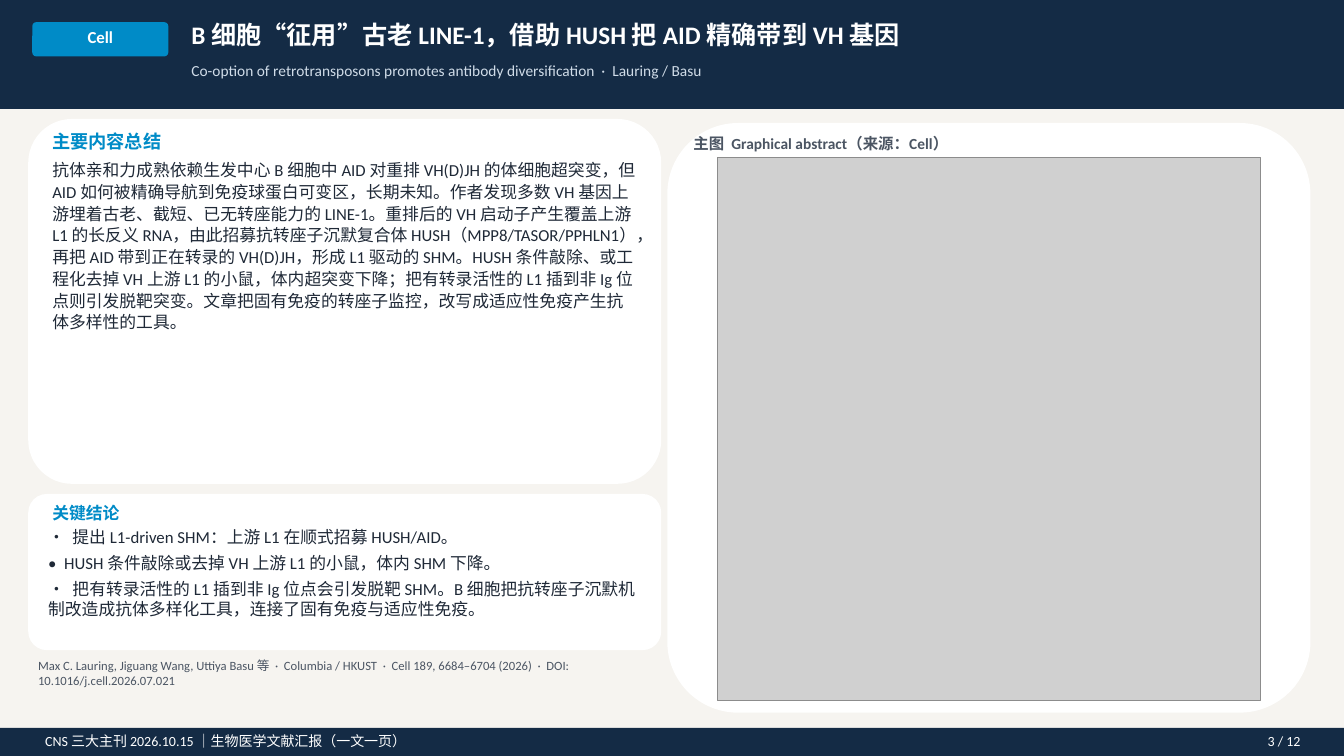
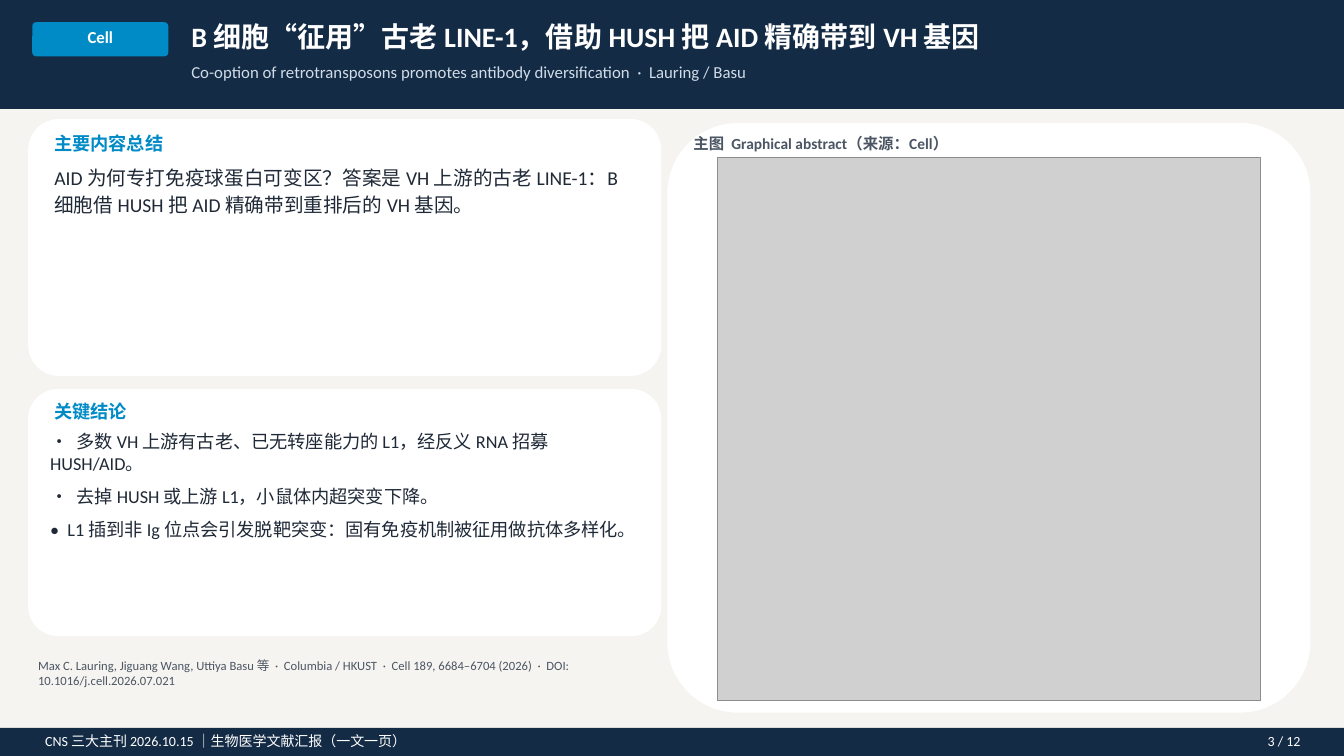
Before and after one commit to zh798858037-sys/AI, a slide deck: slide 5 of CNS_20261015_生物医学文献汇报.pptx. Drawn at 1344x756 pixels with LibreOffice and Linux fonts; fonts in the diff are those of the drawing; grey boxes stand for pictures. Boxes give left, top, right and bottom in pixels: in the first picture for what was removed or moved away, otherwise in the second. Text is boxed around its words. In the diff, an @@ line names an element or a change of style, - is before the commit and + after.

```diff
--- a/CNS_20261015_生物医学文献汇报.pptx
+++ b/CNS_20261015_生物医学文献汇报.pptx
@@ text "B 细胞“征用”古老 LINE-1，借助 HUSH 把 ..." at <box>191,23,980,51</box>: size 18 to 20 pt @@
@@ text "Co-option of retrotransposons promotes antibody ..." at <box>191,66,746,81</box>: size 11 to 12 pt @@
@@ rounded rectangle: place and size @@
-rounded rectangle at <box>28,119,661,484</box>
+rounded rectangle at <box>28,119,661,376</box>
@@ text at <box>54,168,619,214</box>: text changed; size 12 to 14 pt @@
-抗体亲和力成熟依赖生发中心 B 细胞中 AID 对重排 VH(D)JH 的体细胞超突变，但 AID 如何被精确导航到免疫球蛋白可变区，长期未知。作者发现多数 VH 基因上游埋着古老、截短、已无转座能力的 LINE-1。重排后的 VH 启动子产生覆盖上游 L1 的长反义 RNA，由此招募抗转座子沉默复合体 HUSH（MPP8/TASOR/PPHLN1），再把 AID 带到正在转录的 VH(D)JH，形成 L1 驱动的 SHM。HUSH 条件敲除、或工程化去掉 VH 上游 L1 的小鼠，体内超突变下降；把有转录活性的 L1 插到非 Ig 位点则引发脱靶突变。文章把固有免疫的转座子监控，改写成适应性免疫产生抗体多样性的工具。
+AID 为何专打免疫球蛋白可变区？答案是 VH 上游的古老 LINE-1：B 细胞借 HUSH 把 AID 精确带到重排后的 VH 基因。
@@ rounded rectangle: place and size @@
-rounded rectangle at <box>28,494,661,650</box>
+rounded rectangle at <box>28,389,661,636</box>
@@ text "关键结论": place and size @@
-text "关键结论" at <box>52,504,119,521</box>
+text "关键结论" at <box>54,402,127,420</box>
@@ text "关键结论" at <box>54,402,127,420</box>: size 12 to 13 pt @@
@@ text at <box>50,432,636,539</box>: text changed; size 12 to 13 pt @@
-• 提出 L1-driven SHM：上游 L1 在顺式招募 HUSH/AID。
-• HUSH 条件敲除或去掉 VH 上游 L1 的小鼠，体内 SHM 下降。
-• 把有转录活性的 L1 插到非 Ig 位点会引发脱靶 SHM。B 细胞把抗转座子沉默机制改造成抗体多样化工具，连接了固有免疫与适应性免疫。
+• 多数 VH 上游有古老、已无转座能力的 L1，经反义 RNA 招募 HUSH/AID。
+• 去掉 HUSH 或上游 L1，小鼠体内超突变下降。
+• L1 插到非 Ig 位点会引发脱靶突变：固有免疫机制被征用做抗体多样化。
```
Also in this commit, not shown: 11 other slides changed, 5 other files.
